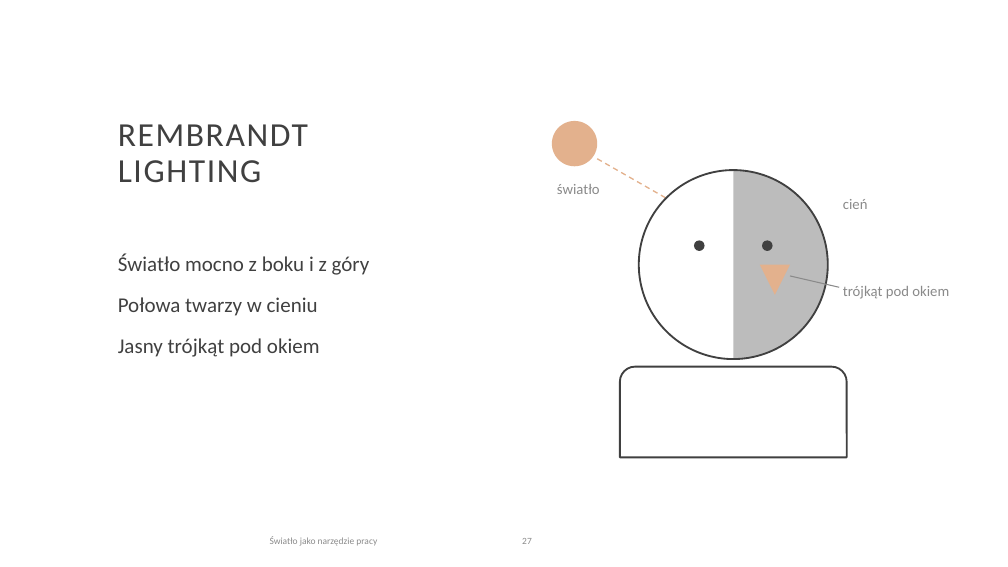
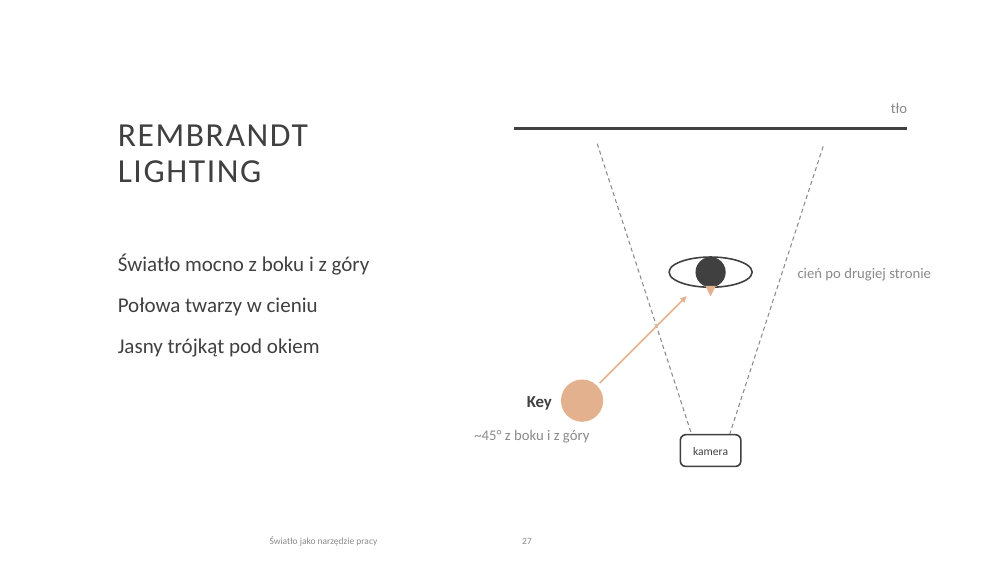
Before and after one commit to kontakt334/4eyes, a slide deck: slide 27 of projekty/warsztaty-beauty-product/swiatlo-jako-narzedzie-pracy-v4.pptx. Drawn at 1008x567 pixels with LibreOffice and Linux fonts; fonts in the diff are those of the drawing. Boxes give left, top, right and bottom in pixels: in the first picture for what was removed or moved away, otherwise in the second. Text is boxed around its words. In the diff, an @@ line names an element or a change of style, - is before the commit and + after.

```diff
--- a/projekty/warsztaty-beauty-product/swiatlo-jako-narzedzie-pracy-v4.pptx
+++ b/projekty/warsztaty-beauty-product/swiatlo-jako-narzedzie-pracy-v4.pptx
@@ text added at [891,103,907,113], 14 pt, text #8A8A8A @@
+tło
@@ line added from (514, 129) to (907, 129), #404040 3 pt @@
@@ line moved from (597, 159) - (677, 204) to (597, 144) - (692, 435) @@
@@ line (597, 144) - (692, 435): stroke #E3B18D 1.25 pt dashed to #8A8A8A 1 pt dashed @@
@@ line added from (730, 435) to (824, 144), #8A8A8A 1 pt dashed @@
@@ ellipse removed at [639,170,828,359] @@
@@ pie slice (boxed as its full ellipse) removed at [639,170,828,359] @@
@@ text removed at [557,184,600,194] @@
-światło
@@ text removed at [843,199,868,209] @@
-cień
@@ ellipse added at [669,257,752,287], outline #404040 1.5 pt @@
@@ ellipse: place and size @@
-ellipse at [694,240,705,251]
+ellipse at [696,257,726,287]
@@ ellipse removed at [762,240,773,251] @@
@@ text added at [798,268,931,281], 14 pt, text #8A8A8A @@
+cień po drugiej stronie
@@ arrow added from (600, 383) to (687, 296), #E3B18D 1.5 pt @@
@@ triangle: place and size @@
-triangle at [760,265,790,295]
+triangle at [706,286,716,296]
@@ line removed from (790, 276) to (839, 287) @@
@@ text removed at [843,286,949,299] @@
-trójkąt pod okiem
@@ ellipse: place and size @@
-ellipse at [552,121,597,166]
+ellipse at [561,380,603,422]
@@ round same rect removed at [620,367,847,457] @@
@@ text added at [527,396,552,410], 16 pt, text #404040, bold @@
+Key
@@ text added at [474,430,589,443], 14 pt, text #8A8A8A @@
+~45° z boku i z góry
@@ rounded rectangle added at [681,435,741,467], outline #404040 1.5 pt, 11 pt, text #404040 @@
+kamera
```
Also in this commit, not shown: 2 other slides changed, 2 other files.
